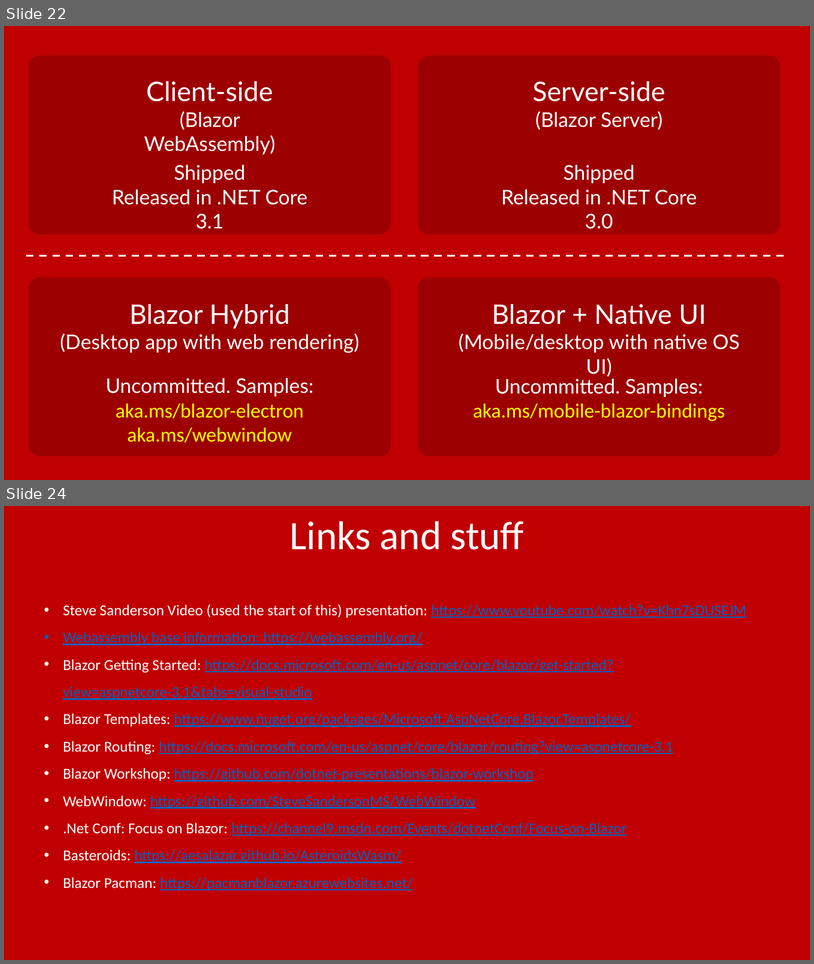
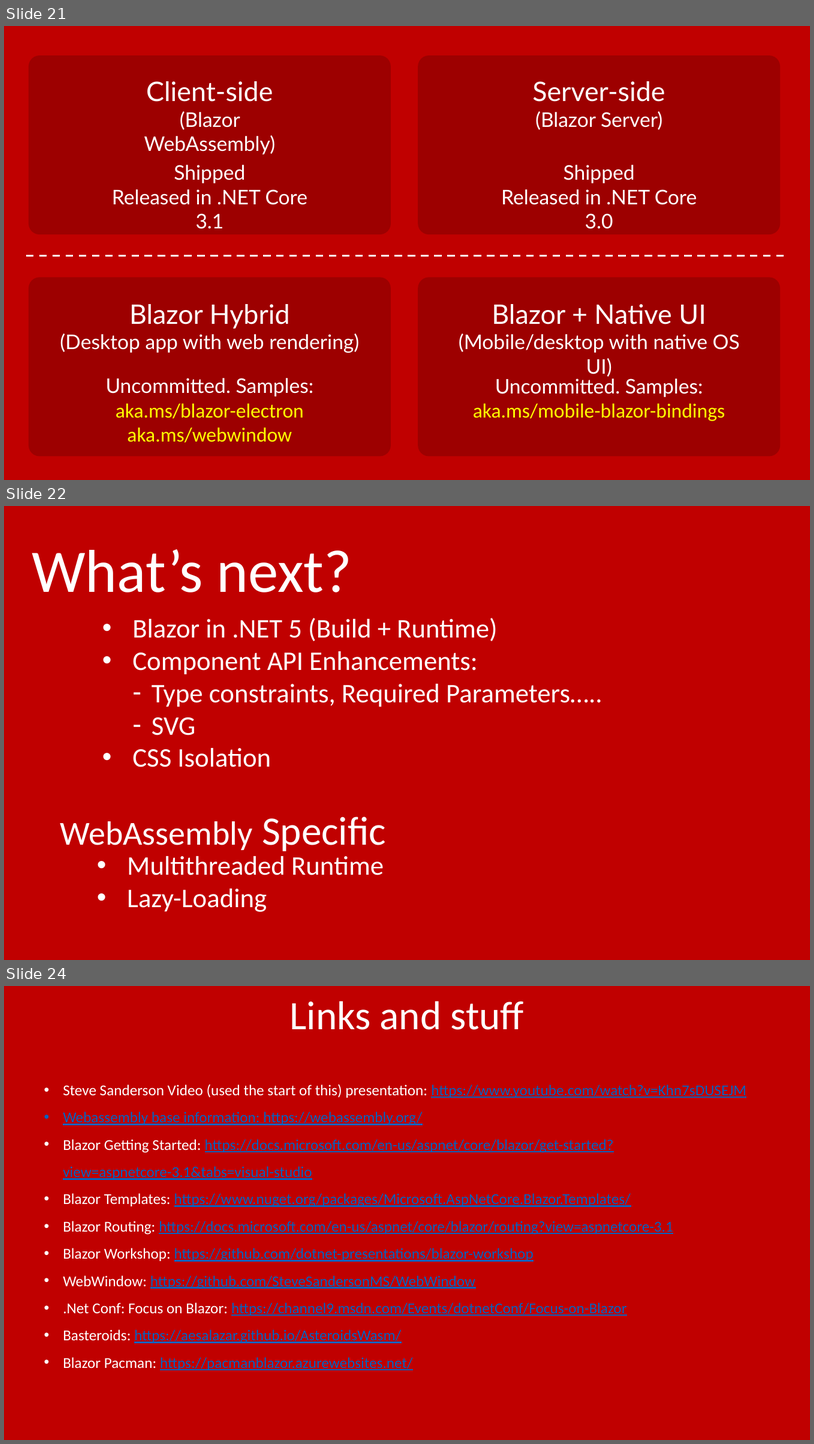
Before and after one commit to pulcher/blazor-playground, a slide deck: talks/houston/intro-to-blazor.pptx. Shown one above the other, each under a label of ours: slides 22 and 24 before the commit, slides 21, 22 and 24 after it; the slides between them are not shown. The pictures are 814x964 and 814x1444 pixels, drawn with LibreOffice and Linux fonts; fonts in the diff are those of the drawing. Boxes give left, top, right and bottom in pixels: in the first picture for what was removed or moved away, otherwise in the second. Text is boxed around its words. In the diff, an @@ line names an element or a change of style, - is before the commit and + after.

```diff
--- a/talks/houston/intro-to-blazor.pptx
+++ b/talks/houston/intro-to-blazor.pptx
@@ slide 22 added at (4,506,810,960), background #C00000 @@
@@ text added at (32,549,353,592), 72 pt, text #FFFFFF @@
+What’s next?
@@ text added at (132,618,602,767), 32 pt, text #FFFFFF @@
+• Blazor in .NET 5 (Build + Runtime)
+• Component API Enhancements:
+  – Type constraints, Required Parameters…..
+  – SVG
+• CSS Isolation
@@ text added at (60,816,386,851), 40 pt, text #FFFFFF @@
+WebAssembly Specific
@@ text added at (127,856,384,912), 32 pt, text #FFFFFF @@
+• Multithreaded Runtime
+• Lazy-Loading
@@ what was slide 22 is now slide 21 @@
```
Also in this commit, not shown: 3 slides changed.
